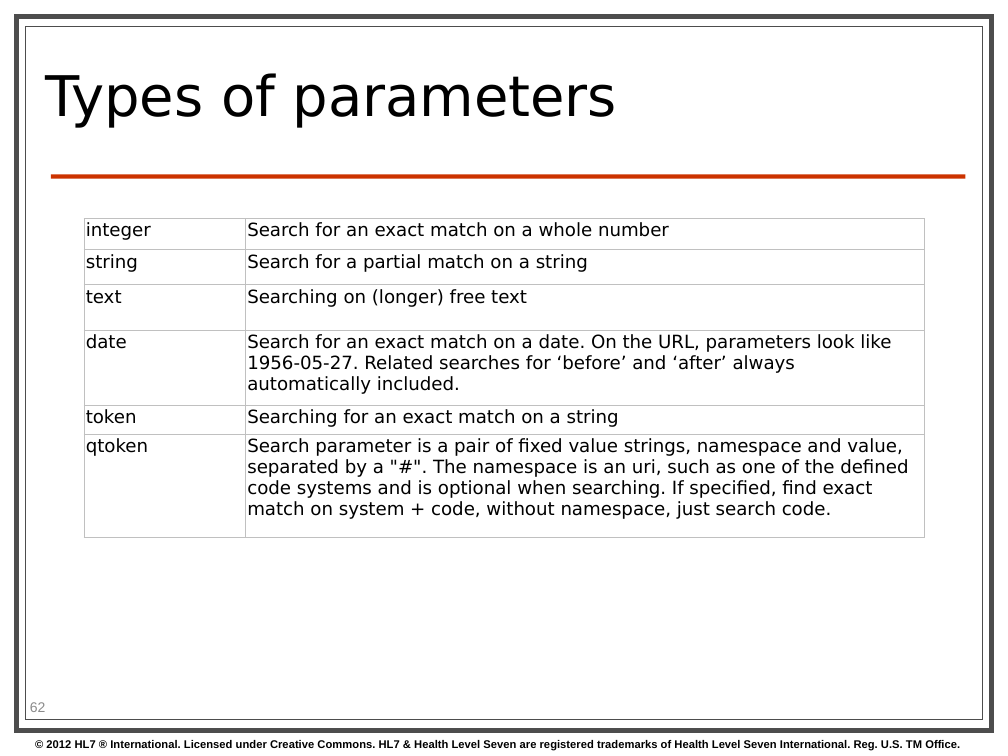
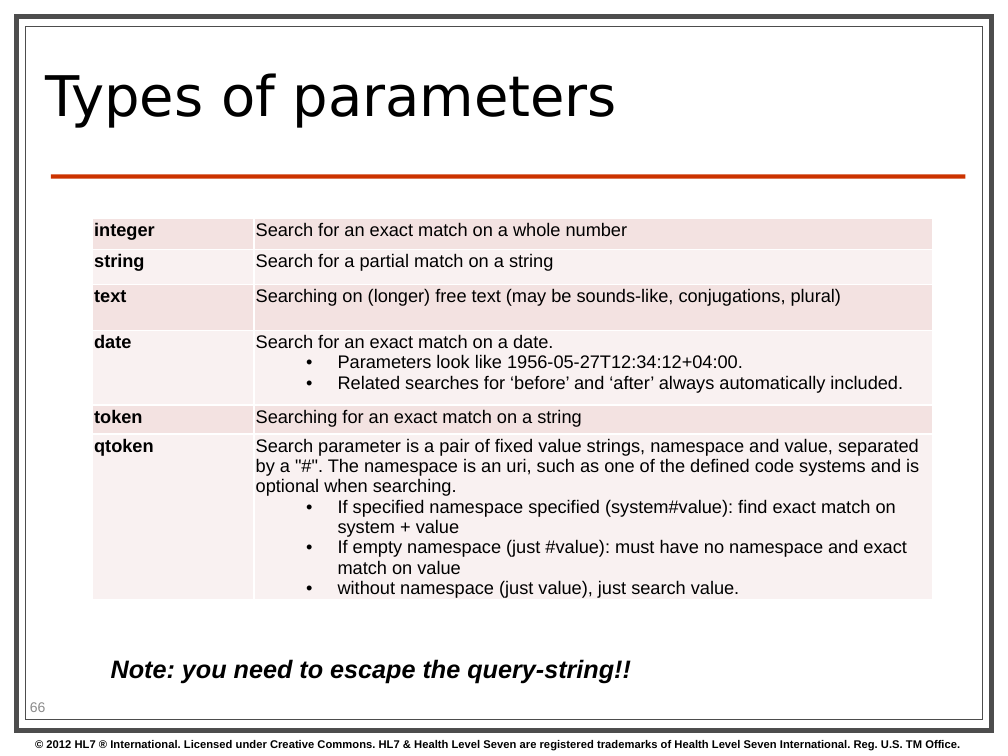
Before and after one commit to vista-novo/fhir, a slide deck: slide 66 of presentations/2013-01 Tutorials/201301 - Phoenix - FhirForDevelopersWGMTutorial.pptx (slide 62 before the commit). Drawn at 1008x756 pixels with LibreOffice and Linux fonts; fonts in the diff are those of the drawing; background and template pictures are left out. Boxes give left, top, right and bottom in pixels: in the first picture for what was removed or moved away, otherwise in the second. Text is boxed around its words. In the diff, an @@ line names an element or a change of style, - is before the commit and + after.

```diff
--- a/presentations/2013-01 Tutorials/201301 - Phoenix - FhirForDevelopersWGMTutorial.pptx
+++ b/presentations/2013-01 Tutorials/201301 - Phoenix - FhirForDevelopersWGMTutorial.pptx
@@ table at (x1=93, y1=219, x2=932, y2=613) @@
-row 3, column 2: Searching on (longer) free text
+row 3, column 2: Searching on (longer) free text (may be sounds-like, conjugations, plural)
-row 4, column 2: Search for an exact match on a date. On the URL, parameters look like 1956-05-27. Related searches for ‘before’ and ‘after’ always automatically included.
+row 4, column 2: Search for an exact match on a date. / Parameters look like 1956-05-27T12:34:12+04:00. / Related searches for ‘before’ and ‘after’ always automatically included.
@@ row 6, column 2: "Search parameter is a pair of fixed value strings, namespace and value, separated by a "#". The namespace is an uri, such as one of the defined code systems and is optional when searching. If specified, find exact match on system + code, without namespace, just search code." to "Search parameter is a pair of fixed value strings, namespace and value, separated by a "#". The namespace is an uri, such as one of the defined code systems and is optional when searching. / If specified namespace specified (system#value): find exact match on system + value / If empty namespace (just #value): must have no namespace and exact match on value / without namespace (just value), just search value." @@
@@ fill none to #F4E3E2 in 6 cells @@
@@ fill none to #FAF1F1 in 6 cells @@
@@ font DejaVu Sans to Arial in "integer", "Search for an exact match on a ...", "string", "Search for a partial match on a ..." and 5 more places @@
@@ bold on in "integer", "string", "text", "date" and 2 more places @@
@@ borders changed @@
@@ table resized from (x1=84, y1=219, x2=923, y2=538) to (x1=93, y1=219, x2=932, y2=613) @@
@@ text added at (x1=111, y1=659, x2=631, y2=683), 18 pt, text #000000, bold, italic @@
+Note: you need to escape the query-string!!
@@ page number at (x1=30, y1=702, x2=46, y2=712): text changed @@
-62
+66
```
Also in this commit, not shown: 20 other slides changed, 13 slides added, 4 slides removed, 1 other file.
